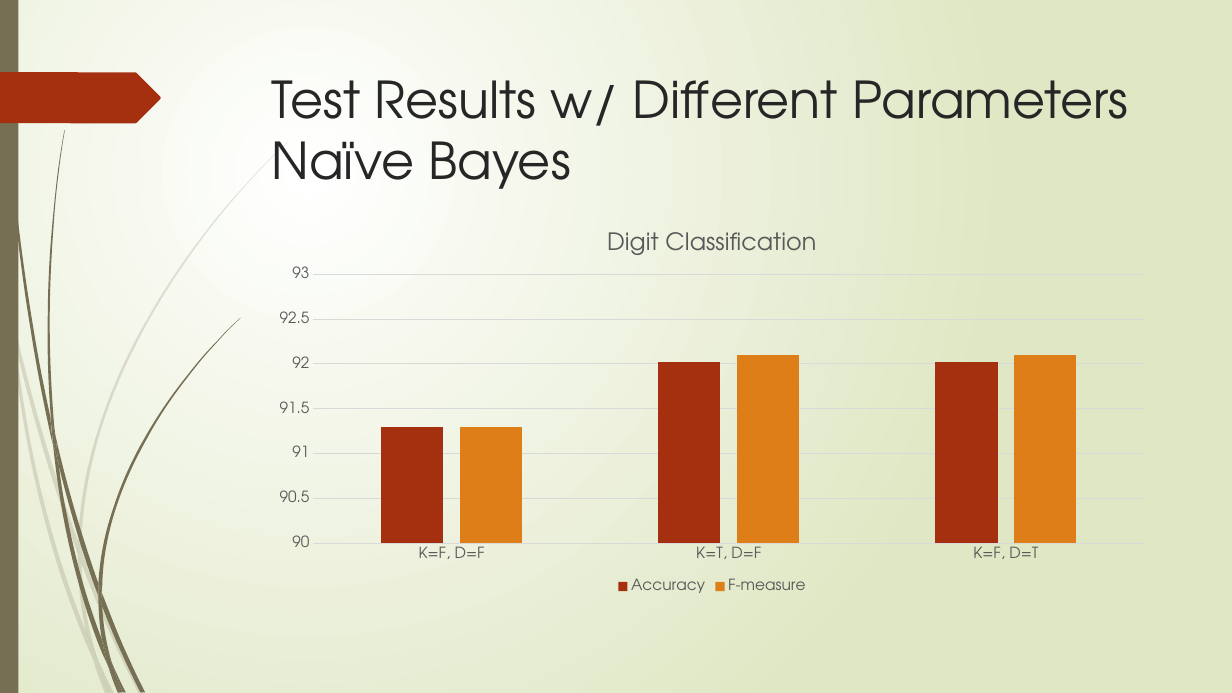
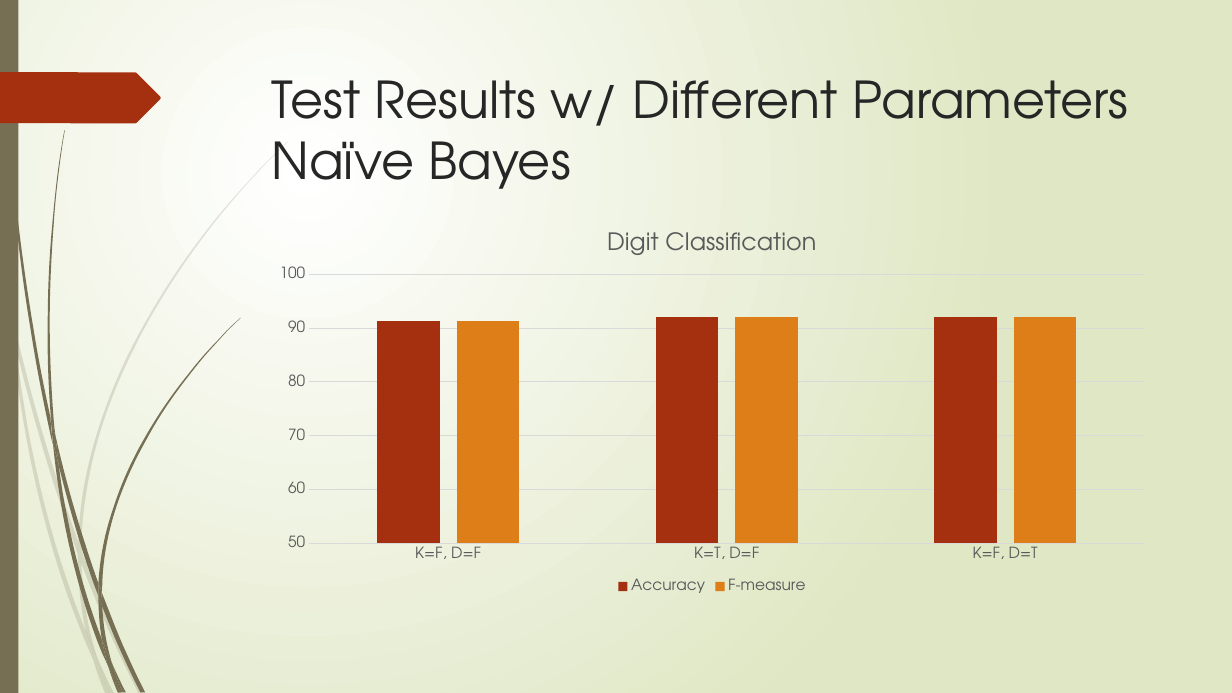
Before and after one commit to XiaokuanOSU/AI2report, a slide deck: slide 18 of PPTGroup10.pptx. Drawn at 1232x693 pixels with LibreOffice and Linux fonts; fonts in the diff are those of the drawing. Boxes give left, top, right and bottom in pixels: in the first picture for what was removed or moved away, otherwise in the second. Text is boxed around its words. In the diff, an @@ line names an element or a change of style, - is before the commit and + after.

Commit message:
figure y-axis

```diff
--- a/PPTGroup10.pptx
+++ b/PPTGroup10.pptx
@@ column chart at [262,215,1163,597] @@
@@ Accuracy, K=F, D=F: 91.3 to 91 @@
@@ Accuracy, K=T, D=F: 92.03 to 92 @@
@@ Accuracy, K=F, D=T: 92.03 to 92 @@
@@ F-measure, K=F, D=F: 91.3 to 91 @@
@@ F-measure, K=T, D=F: 92.1 to 92 @@
@@ F-measure, K=F, D=T: 92.1 to 92 @@
@@ value axis changed @@
```
Also in this commit, not shown: 1 other slide changed, 9 other files.
